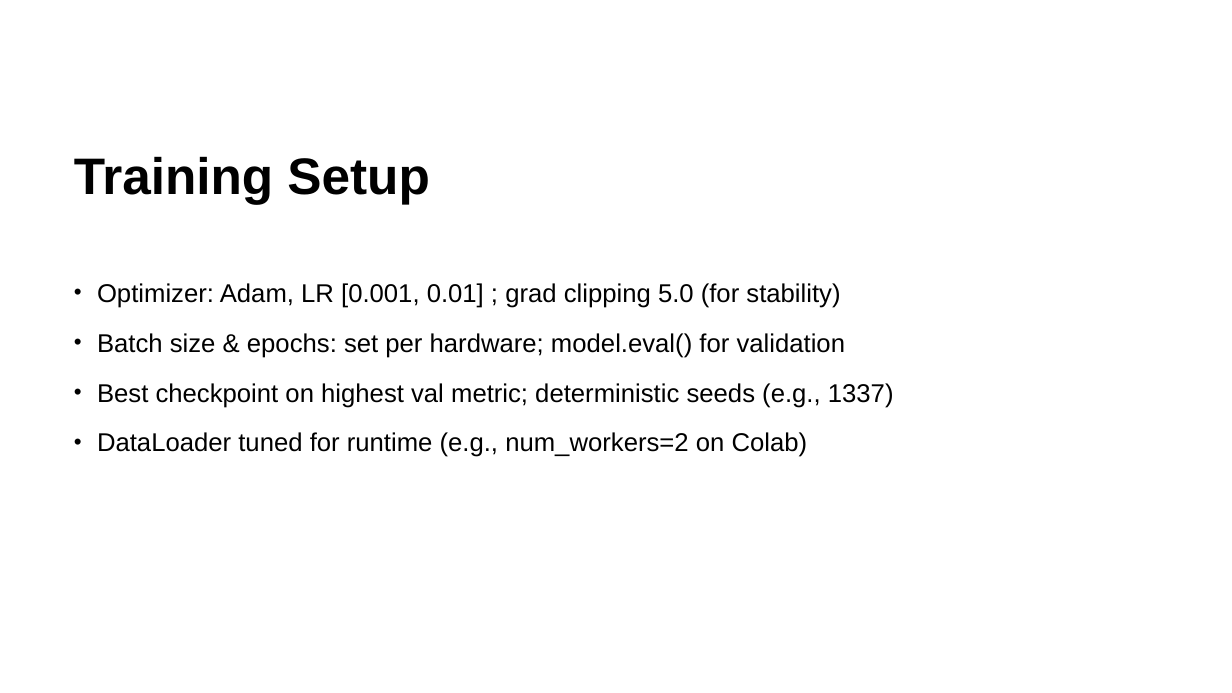
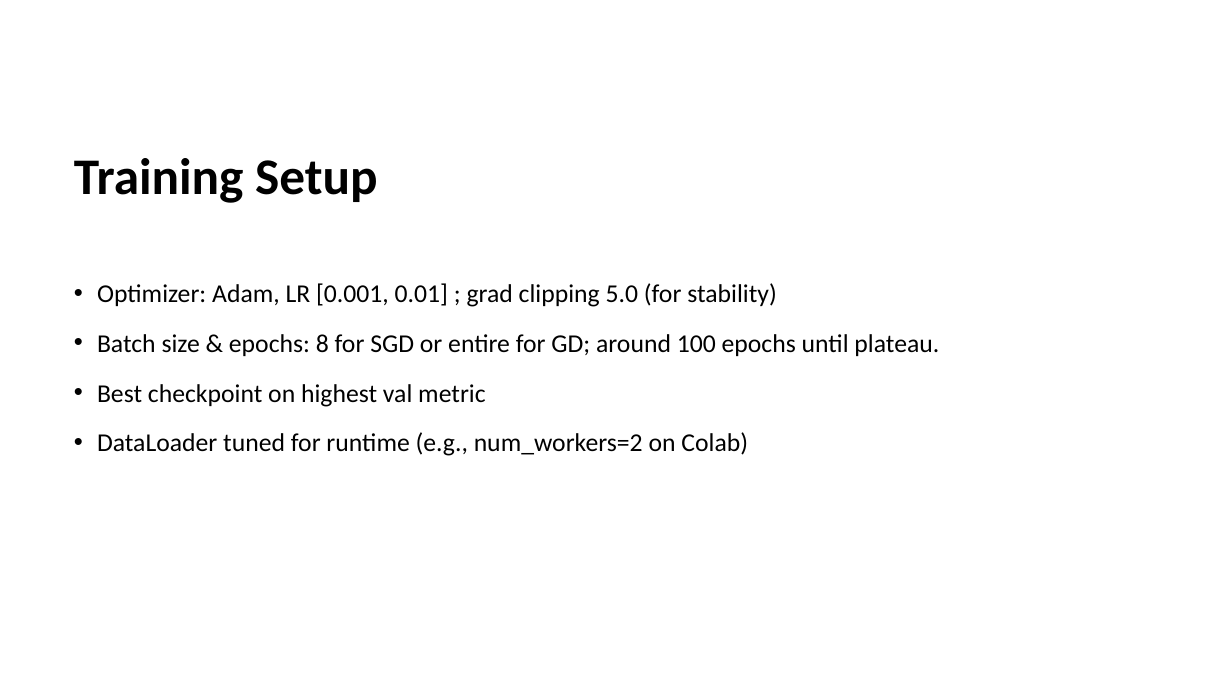
Before and after one commit to ellahazelbar/DeepWS, a slide deck: slide 5 of ASL translator.pptx. Drawn at 1232x693 pixels with LibreOffice and Linux fonts; fonts in the diff are those of the drawing; background and template pictures are left out. Boxes give left, top, right and bottom in pixels: in the first picture for what was removed or moved away, otherwise in the second. Text is boxed around its words. In the diff, an @@ line names an element or a change of style, - is before the commit and + after.

```diff
--- a/ASL translator.pptx
+++ b/ASL translator.pptx
@@ title "Training Setup" at (74, 158, 377, 203): font Arial to Calibri @@
@@ text at (97, 283, 777, 456): font Arial to Calibri in "Optimizer: Adam, LR [0.001, 0.01] ; grad ...", "DataLoader tuned for runtime (e.g., num_workers=2 on ..."; less space between paragraphs @@
@@ text at (97, 334, 939, 407): text changed; font Arial to Calibri @@
-• Batch size & epochs: set per hardware; model.eval() for validation
-• Best checkpoint on highest val metric; deterministic seeds (e.g., 1337)
+• Batch size & epochs: 8 for SGD or entire for GD; around 100 epochs until plateau.
+• Best checkpoint on highest val metric
```
Also in this commit, not shown: 8 other slides changed, 5 other files.
